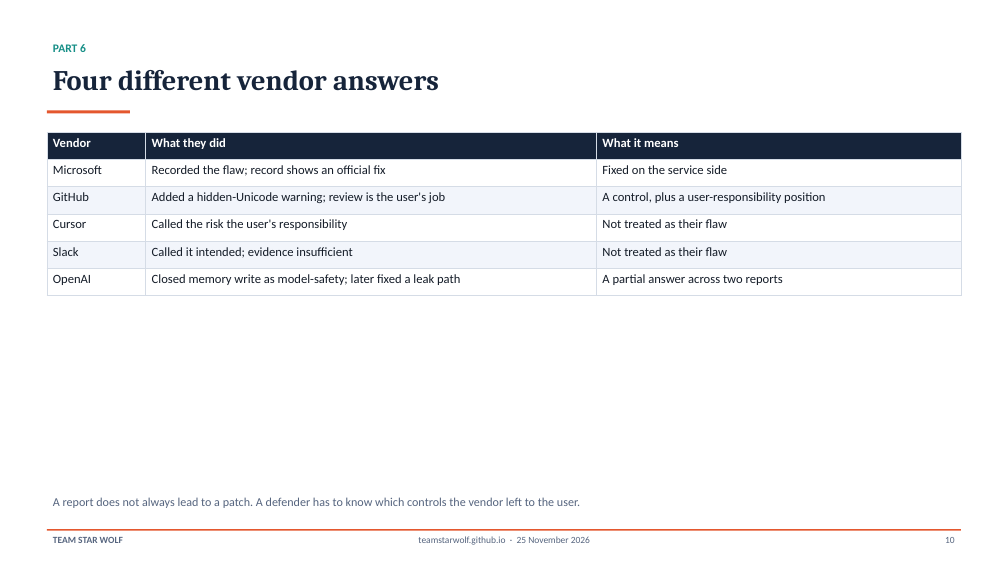
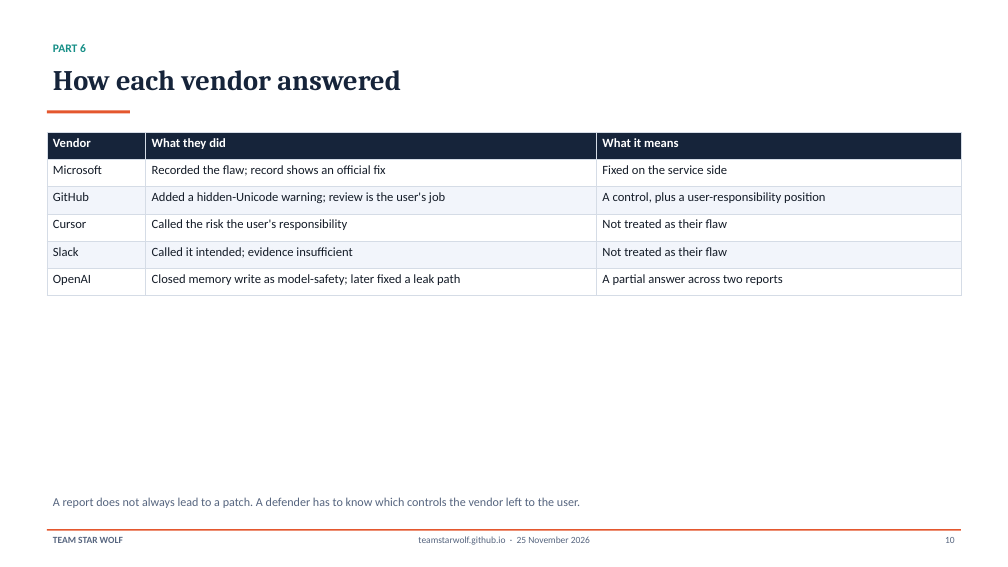
Before and after one commit to TeamStarWolf/TeamStarWolf, a slide deck: slide 10 of case-studies/slides/AI_Assistant_Prompt_Injection_Case_Study.pptx. Drawn at 1008x567 pixels with LibreOffice and Linux fonts; fonts in the diff are those of the drawing. Boxes give left, top, right and bottom in pixels: in the first picture for what was removed or moved away, otherwise in the second. Text is boxed around its words. In the diff, an @@ line names an element or a change of style, - is before the commit and + after.

```diff
--- a/case-studies/slides/AI_Assistant_Prompt_Injection_Case_Study.pptx
+++ b/case-studies/slides/AI_Assistant_Prompt_Injection_Case_Study.pptx
@@ text at (x1=53, y1=70, x2=401, y2=91): text changed @@
-Four different vendor answers
+How each vendor answered
```
Also in this commit, not shown: 1 other slide changed, 3 other files.
